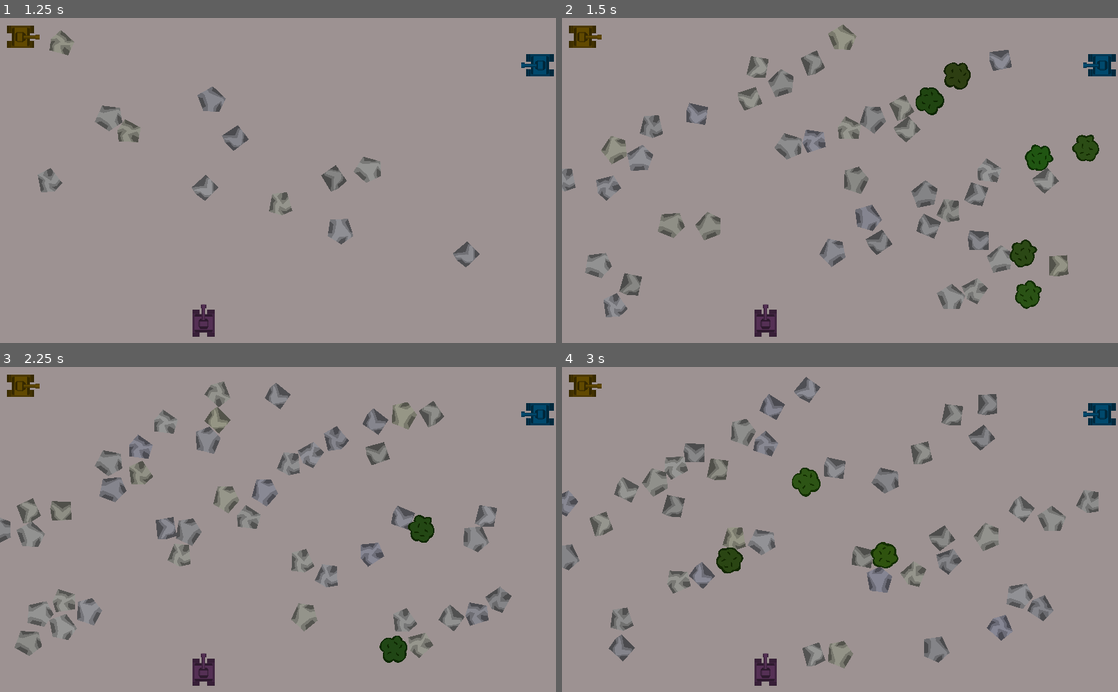
Above: before the commit, frames 1-4 (two rows, left to right).
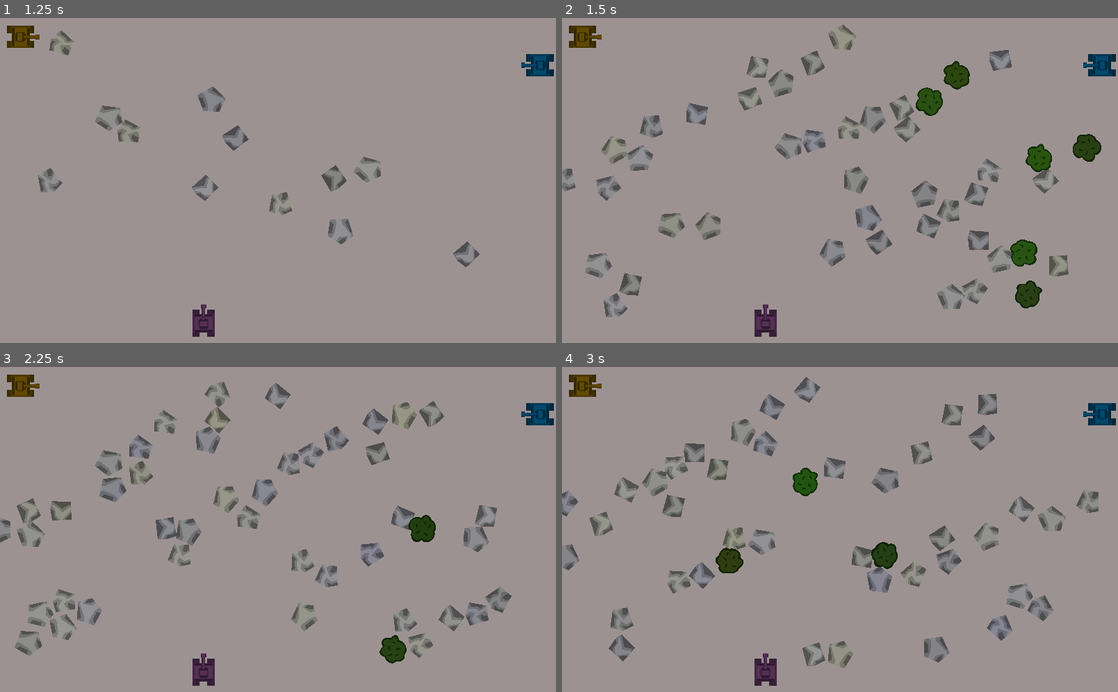
Above: after the commit, the same moments.

Repository: lbovet/zimboom
Game: Godot game, scene res://Game.tscn
Two runs of this game, one before a commit and one after it. Both use one fixed random seed, a clock stepped at 60 frames per second and the inputs below.
Inputs:
- Up to frame 1 (1.25 s): tap Enter at 0.5 s
- Up to frame 2 (1.5 s): tap Escape (reset) at 1.25 s
- Up to frame 3 (2.25 s): tap Escape (reset) at 2 s
- Up to frame 4 (3 s): tap Escape (reset) at 2.75 s

Frame 1 is identical in both runs. In frame 2, 0.6% of the frame differs, in the area x 63-97%, y 13-90%; in frame 3, 0.2%; in frame 4, 0.3%.

Commit message:
feat: aircraft dropping boxes

Diff:
--- /dev/null
+++ b/Aircraft.gd
@@ -0,0 +1,49 @@
+extends Area2D
+
+export (PackedScene) var Box
+
+var speed = 400
+
+var obstacles = 0
+var dropAllowed = false
+var dropped = false
+
+func _ready():
+	$DropTimer.start(0.9 + (0.2 - randf()*0.4))
+
+func _physics_process(delta):
+	position += -transform.y * speed * delta
+	if not dropped and dropAllowed and obstacles == 0:
+		drop()
+
+func _on_VisibilityNotifier2D_screen_exited():
+	queue_free()
+
+func drop():
+	var box = Box.instance()
+	box.global_position = global_position
+	box.apply_central_impulse(-transform.y * 500)
+	box.rotation = rotation + rand_range(-PI / 2, PI / 2)
+	var rnd = randf()
+	if rnd < 0.5:
+		box.setContent(1)
+	elif rnd < 0.9:
+		box.setContent(2)
+	else:
+		box.setContent(3)
+	box.z_index = z_index - 1
+	box.collision_layer = 128
+	box.collision_mask = 128
+	box.set_angular_velocity(5)
+	get_parent().add_child(box)
+	box.setScale(Vector2(1.5, 1.5))
+	dropped = true
+
+func _on_DropTimer_timeout():
+	dropAllowed = true
+
+func _on_Aircraft_body_entered(body):
+	obstacles += 1
+
+func _on_Aircraft_body_exited(body):
+	obstacles -= 1
--- /dev/null
+++ b/Aircraft.tscn
@@ -0,0 +1,29 @@
+[gd_scene load_steps=5 format=2]
+
+[ext_resource path="res://images/plane.png" type="Texture" id=1]
+[ext_resource path="res://Aircraft.gd" type="Script" id=2]
+[ext_resource path="res://Box.tscn" type="PackedScene" id=3]
+
+[sub_resource type="RectangleShape2D" id=1]
+extents = Vector2( 15.8861, 14.1277 )
+
+[node name="Aircraft" type="Area2D"]
+z_index = 10
+script = ExtResource( 2 )
+Box = ExtResource( 3 )
+
+[node name="Sprite" type="Sprite" parent="."]
+scale = Vector2( 0.063, 0.063 )
+texture = ExtResource( 1 )
+
+[node name="CollisionShape2D" type="CollisionShape2D" parent="."]
+position = Vector2( -0.374573, -82.9523 )
+scale = Vector2( 2.04304, 1.96886 )
+shape = SubResource( 1 )
+
+[node name="DropTimer" type="Timer" parent="."]
+one_shot = true
+
+[connection signal="body_entered" from="." to="." method="_on_Aircraft_body_entered"]
+[connection signal="body_exited" from="." to="." method="_on_Aircraft_body_exited"]
+[connection signal="timeout" from="DropTimer" to="." method="_on_DropTimer_timeout"]
--- /dev/null
+++ b/Barrel.gd
@@ -0,0 +1,6 @@
+extends RigidBody2D
+
+
+func _on_PickArea_body_entered(body):
+	if body.is_in_group("tank") and body.life > 0:
+		queue_free()
--- /dev/null
+++ b/Barrel.tscn
@@ -0,0 +1,30 @@
+[gd_scene load_steps=5 format=2]
+
+[ext_resource path="res://images/nitro.png" type="Texture" id=1]
+[ext_resource path="res://Barrel.gd" type="Script" id=2]
+
+[sub_resource type="RectangleShape2D" id=1]
+extents = Vector2( 2.76727, 4.33193 )
+
+[sub_resource type="CapsuleShape2D" id=2]
+radius = 8.06976
+height = 33.491
+
+[node name="Barrel" type="RigidBody2D"]
+script = ExtResource( 2 )
+
+[node name="CollisionShape2D" type="CollisionShape2D" parent="."]
+scale = Vector2( 3.12, 2.6 )
+shape = SubResource( 1 )
+
+[node name="Sprite" type="Sprite" parent="."]
+scale = Vector2( 0.063, 0.063 )
+texture = ExtResource( 1 )
+
+[node name="PickArea" type="Area2D" parent="."]
+
+[node name="CollisionShape2D" type="CollisionShape2D" parent="PickArea"]
+scale = Vector2( 2.06014, -0.801646 )
+shape = SubResource( 2 )
+
+[connection signal="body_entered" from="PickArea" to="." method="_on_PickArea_body_entered"]
--- /dev/null
+++ b/Box.gd
@@ -0,0 +1,78 @@
+extends RigidBody2D
+
+export (PackedScene) var Shell
+
+enum Content { SHELL=0, SMALL_SHELLS=1, BIG_SHELL=2, SPRING=3 }
+
+var content = null
+var targetScale = Vector2(1, 1)
+var scaleDelta = Vector2(0.4, 0.4)
+var blinks = 5
+var shells = 0
+var life = 8
+
+func _ready():
+	content = $Sprite/Content.frame
+
+func setScale(scale):
+	self.scale = scale
+	scaleDelta = scale - targetScale
+
+func _physics_process(delta):
+	if scale.length() > 1:
+		var ratio = $FallTimer.time_left / $FallTimer.wait_time
+		scale = targetScale + ratio * scaleDelta
+
+func setContent(content):
+	$Sprite/Content.frame = content
+	self.content = content
+
+func hit(damage, source):
+	life -= damage
+	if life < 0:
+		if content != Content.SPRING:
+			fire(source)
+		queue_free()
+
+func fire(source, angle=0):
+	var s = Shell.instance()
+	if content == Content.BIG_SHELL:
+		s.setBig()
+	elif content == Content.SMALL_SHELLS:
+		s.setSmall()
+		if angle == 0:
+			fire(source, randf() * PI + PI / 3)
+			fire(source, -randf() * PI + PI / 3)
+	s.transform = transform
+	s.rotate(angle)
+	get_parent().add_child(s)
+	s.setSource(source)
+
+func _on_PickArea_body_entered(body):
+	if body.is_in_group("tank") and body.life > 0:
+		collision_layer = 256
+		collision_mask = 256
+		$PickTimer.start()
+		z_index = 0
+		if content == Content.SPRING:
+			body.addSpring()
+		if content == Content.SHELL:
+			body.addPoints(shells)
+		if content == Content.BIG_SHELL:
+			body.addBigShell()
+		if content == Content.SMALL_SHELLS:
+			body.addSmallShells()
+
+func _on_FallTimer_timeout():
+	z_index = 1
+	collision_layer = 1
+	set_angular_velocity(0)
+
+func _on_PickTimer_timeout():
+	if blinks % 2:
+		modulate.a = 0
+	else:
+		modulate.a = 1
+	blinks -= 1
+	if blinks == 0:
+		queue_free()
--- /dev/null
+++ b/Box.tscn
@@ -0,0 +1,63 @@
+[gd_scene load_steps=10 format=2]
+
+[ext_resource path="res://images/box.png" type="Texture" id=1]
+[ext_resource path="res://images/shell.png" type="Texture" id=2]
+[ext_resource path="res://images/small-shells.png" type="Texture" id=3]
+[ext_resource path="res://images/spring.png" type="Texture" id=4]
+[ext_resource path="res://images/big-shell.png" type="Texture" id=5]
+[ext_resource path="res://Box.gd" type="Script" id=6]
+[ext_resource path="res://Shell.tscn" type="PackedScene" id=7]
+
+[sub_resource type="SpriteFrames" id=1]
+animations = [ {
+"frames": [ ExtResource( 2 ), ExtResource( 3 ), ExtResource( 5 ), ExtResource( 4 ) ],
+"loop": true,
+"name": "default",
+"speed": 5.0
+} ]
+
+[sub_resource type="CapsuleShape2D" id=3]
+radius = 10.7314
+height = 44.8859
+
+[node name="Box" type="RigidBody2D" groups=[
+"heavy",
+"target",
+]]
+z_index = 1
+z_as_relative = false
+script = ExtResource( 6 )
+Shell = ExtResource( 7 )
+
+[node name="CollisionPolygon2D" type="CollisionPolygon2D" parent="."]
+position = Vector2( 0, -2 )
+scale = Vector2( 0.063, 0.063 )
+polygon = PoolVector2Array( -203.652, -271.332, -96.4444, -272.383, -96.4261, -311.874, 95.2381, -312.128, 95.2381, -273.189, 203.106, -273.434, 203.398, 270.991, 95.1389, 272.042, 94.5607, 310.2, -94.2023, 309.61, -95.0871, 271.858, -203.036, 271.858 )
+
+[node name="Sprite" type="Sprite" parent="."]
+scale = Vector2( 0.063, 0.063 )
+texture = ExtResource( 1 )
+
+[node name="Content" type="AnimatedSprite" parent="Sprite"]
+modulate = Color( 0.776471, 0.776471, 0.776471, 1 )
+position = Vector2( 0, -7 )
+rotation = 0.207694
+frames = SubResource( 1 )
+
+[node name="PickArea" type="Area2D" parent="."]
+
+[node name="CollisionShape2D" type="CollisionShape2D" parent="PickArea"]
+scale = Vector2( 2.06014, -0.801646 )
+shape = SubResource( 3 )
+
+[node name="FallTimer" type="Timer" parent="."]
+wait_time = 0.6
+one_shot = true
+autostart = true
+
+[node name="PickTimer" type="Timer" parent="."]
+wait_time = 0.06
+
+[connection signal="body_entered" from="PickArea" to="." method="_on_PickArea_body_entered"]
+[connection signal="timeout" from="FallTimer" to="." method="_on_FallTimer_timeout"]
+[connection signal="timeout" from="PickTimer" to="." method="_on_PickTimer_timeout"]
--- a/Bush.tscn
+++ b/Bush.tscn
@@ -50,6 +50,8 @@
 [node name="Bush" type="Area2D" groups=[
 "target",
 ]]
+z_index = 4
+z_as_relative = false
 script = ExtResource( 2 )
 
 [node name="Sprite" type="AnimatedSprite" parent="."]
@@ -60,6 +62,7 @@
 shape = SubResource( 2 )
 
 [node name="Particles2D" type="Particles2D" parent="."]
+z_as_relative = false
 emitting = false
 amount = 40
 lifetime = 4.3
--- a/Controls.gd
+++ b/Controls.gd
@@ -4,7 +4,6 @@
 export (int) var player
 
 func _ready():
-	print("p"+str(player)+"_left")
 	$Left/TouchScreenButton.action = "p"+str(player)+"_left"
 	$Button/TouchScreenButton.action = "p"+str(player)+"_button"
 	$Right/TouchScreenButton.action = "p"+str(player)+"_right"
--- a/Field.gd
+++ b/Field.gd
@@ -1,4 +1,6 @@
 extends Area2D
+
+export (PackedScene) var Aircraft
 
 signal tank_removed(tank)
 signal game_over
@@ -11,10 +13,10 @@
 var winner = null
 
 func update():
-	print("updating ", len(candidates))
 	if len(candidates) < 2:
 		if len(candidates) == 1:
 			winner = candidates[0]
+		$Airfcrafts.stop()
 		emit_signal("game_over")
 	else:
 		var zeroes=0
@@ -28,6 +30,7 @@
 				maybeWinner = c
 		if zeroes > len(candidates) -1:
 			winner = maybeWinner
+			$Airfcrafts.stop()
 			emit_signal("game_over")
 
 func _on_Tank1_dead():
@@ -53,3 +56,29 @@
 
 func _on_Tank3_zero():
 	update()
+
+func spawnAircraft():
+	var spawn_location
+	if randf() > 0.5:
+
+		spawn_location = $Airfcrafts/UpperAircraftSpawner/PathFollow2D
+	else:
+		spawn_location = $Airfcrafts/LowerAircraftSpawner/PathFollow2D
+
+	spawn_location.offset = randi()
+
+	var aircraft = Aircraft.instance()
+	add_child(aircraft)
+
+	# Set the direction perpendicular to the path direction.
+	var direction = spawn_location.rotation + PI
+
+	# Set the position to a random location.
+	aircraft.position = spawn_location.position
+
+	# Add some randomness to the direction.
+	direction += rand_range(-PI / 8, PI / 8)
+	aircraft.rotation = direction
+
+func _on_Airfcrafts_timeout():
+	spawnAircraft()
--- a/Field.tscn
+++ b/Field.tscn
@@ -1,7 +1,8 @@
-[gd_scene load_steps=7 format=2]
+[gd_scene load_steps=10 format=2]
 
 [ext_resource path="res://Field.gd" type="Script" id=1]
 [ext_resource path="res://Tank.tscn" type="PackedScene" id=2]
+[ext_resource path="res://Aircraft.tscn" type="PackedScene" id=3]
 
 [sub_resource type="RectangleShape2D" id=1]
 extents = Vector2( 508.316, 365.276 )
@@ -15,11 +16,22 @@
 [sub_resource type="RectangleShape2D" id=4]
 extents = Vector2( 13.3929, 299.584 )
 
+[sub_resource type="Curve2D" id=5]
+_data = {
+"points": PoolVector2Array( 0, 0, 0, 0, 296.219, -97.4863, 0, 0, 0, 0, 751.939, -97.4863 )
+}
+
+[sub_resource type="Curve2D" id=6]
+_data = {
+"points": PoolVector2Array( 0, 0, 0, 0, 736.224, 683.747, 0, 0, 0, 0, 489.47, 684.874, 0, 0, 0, 0, 347.852, 685.992 )
+}
+
 [node name="Field" type="Area2D" groups=[
 "range",
 ]]
 position = Vector2( 3.41637, -0.172768 )
 script = ExtResource( 1 )
+Aircraft = ExtResource( 3 )
 
 [node name="CollisionShape2D" type="CollisionShape2D" parent="."]
 position = Vector2( 509.627, 299.821 )
@@ -72,9 +84,27 @@
 position = Vector2( 1035.76, 300.097 )
 shape = SubResource( 4 )
 
+[node name="Airfcrafts" type="Timer" parent="."]
+wait_time = 20.0
+autostart = true
+
+[node name="UpperAircraftSpawner" type="Path2D" parent="Airfcrafts"]
+curve = SubResource( 5 )
+
+[node name="PathFollow2D" type="PathFollow2D" parent="Airfcrafts/UpperAircraftSpawner"]
+position = Vector2( 296.219, -97.4863 )
+
+[node name="LowerAircraftSpawner" type="Path2D" parent="Airfcrafts"]
+curve = SubResource( 6 )
+
+[node name="PathFollow2D" type="PathFollow2D" parent="Airfcrafts/LowerAircraftSpawner"]
+position = Vector2( 736.224, 683.747 )
+rotation = 3.13701
+
 [connection signal="dead" from="Tank1" to="." method="_on_Tank1_dead"]
 [connection signal="zero" from="Tank1" to="." method="_on_Tank1_zero"]
 [connection signal="dead" from="Tank2" to="." method="_on_Tank2_dead"]
 [connection signal="zero" from="Tank2" to="." method="_on_Tank2_zero"]
 [connection signal="dead" from="Tank3" to="." method="_on_Tank3_dead"]
 [connection signal="zero" from="Tank3" to="." method="_on_Tank3_zero"]
+[connection signal="timeout" from="Airfcrafts" to="." method="_on_Airfcrafts_timeout"]
--- a/Game.tscn
+++ b/Game.tscn
@@ -69,7 +69,7 @@
 rocks = 3.0
 
 [node name="Lower Bush" parent="Levels/Canyon" instance=ExtResource( 2 )]
-polygon = PoolVector2Array( 8.58331, 298.73, 34.3999, 473.83 …(285 unchanged characters)… 98, 361.036, 490.671, 366.649, 460.365, 99.5027, 419.956, 52.3593, 349.241 )
+polygon = PoolVector2Array( 8.58331, 298.73, 34.3999, 473.83 …(285 unchanged characters)… 98, 361.036, 490.671, 366.649, 460.365, 323.521, 453.841, 99.5027, 419.956, 52.3593, 349.241 )
 bushes = 2.0
 
 [node name="Mountain" type="Node2D" parent="Levels"]
--- a/Rock1.tscn
+++ b/Rock1.tscn
@@ -13,7 +13,8 @@
 [node name="Sprite" type="Sprite" parent="."]
 position = Vector2( -3.8147e-06, 1.90735e-06 )
 scale = Vector2( 0.063, 0.063 )
-z_index = -1
+z_index = 1
+z_as_relative = false
 texture = ExtResource( 1 )
 
 [node name="CollisionPolygon2D" type="CollisionPolygon2D" parent="."]
--- a/Rock2.tscn
+++ b/Rock2.tscn
@@ -7,7 +7,7 @@
 "heavy",
 "target",
 ]]
-z_index = -1
+z_index = 1
 mass = 3.06122
 script = ExtResource( 2 )
 
--- a/Rock3.tscn
+++ b/Rock3.tscn
@@ -7,7 +7,7 @@
 "heavy",
 "target",
 ]]
-z_index = -1
+z_index = 1
 mass = 3.06122
 script = ExtResource( 2 )
 
--- a/Shell.gd
+++ b/Shell.gd
@@ -1,9 +1,9 @@
 extends Area2D
 
+const HIT_REWARD = 10
 var speed = 480
-const SHELL_FORCE = 70
-const HIT_REWARD = 10
-const DAMAGE = 11
+var shell_force = 70
+var damage = 11
 var exploding = false
 
 var targets = {}
@@ -19,29 +19,49 @@
 func _on_shell_body_entered(body : PhysicsBody2D):
 	explode()
 	if body is RigidBody2D:
-		body.apply_impulse(global_position-body.global_position, transform.basis_xform(Vector2(0,-SHELL_FORCE)))
+		body.apply_impulse(global_position-body.global_position, transform.basis_xform(Vector2(0,-shell_force)))
 
 func _on_Shell_area_entered(area):
 	if area.is_in_group("target"):
 		explode()
 	if area.is_in_group("shell") and not exploding:
-		explode()
+		if $Sprite.frame != 2:
+			explode()
+
+func setBig():
+	var ratio = 207 / 160
+	speed *= 0.5
+	$Trail.process_material.emission_sphere_radius *= ratio
+	$CollisionShape2D.scale = Vector2($CollisionShape2D.scale.x * ratio, 1)
+	$Explosion.scale *= 2
+	damage *= 3
+	shell_force *= 2
+	$Sprite.frame = 1
+
+func setSmall():
+	var ratio = 99 / 160.0
+	speed *= 1.4
+	$Trail.process_material.emission_sphere_radius *= ratio
+	$CollisionShape2D.scale = Vector2($CollisionShape2D.scale.x * ratio, 1)
+	$Explosion.scale *= ratio
+	damage *= 0.8
+	shell_force *= 0.6
+	$Sprite.frame = 2
 
 func explode():
 	speed = 0
 	exploding = true
 	var damageRange = ($Explosion/ExplosionRange/Position2D.global_position -
 		$Explosion.global_position).length()
-
 	for target in targets.values():
 		var distance = (target.global_position - $Explosion.global_position).length()
-		var damage = max(0, DAMAGE * (1 - (distance / damageRange)))
+		var actualDamage = max(0, damage * (1 - (distance / damageRange)))
 		if target.is_in_group("tank") and target.life >= 0 and target != source:
 			source.addPoints(HIT_REWARD)
-		target.hit(damage, source)
+		target.hit(actualDamage, source)
 
 	$Sprite.hide()
-	$Particles2D.restart()
+	$Explosion/Particles2D.restart()
 	$Explosion.show()
 	$Explosion.play()
 	$CollisionShape2D.hide()
--- a/Shell.tscn
+++ b/Shell.tscn
@@ -6,12 +6,30 @@
 [ext_resource path="res://images/boom3.png" type="Texture" id=4]
 [ext_resource path="res://images/boom4.png" type="Texture" id=5]
 [ext_resource path="res://images/boom2.png" type="Texture" id=6]
+[ext_resource path="res://images/big-shell.png" type="Texture" id=7]
+[ext_resource path="res://images/small-shell.png" type="Texture" id=8]
+
+[sub_resource type="SpriteFrames" id=8]
+animations = [ {
+"frames": [ ExtResource( 1 ), ExtResource( 7 ), ExtResource( 8 ) ],
+"loop": true,
+"name": "default",
+"speed": 5.0
+} ]
 
 [sub_resource type="CapsuleShape2D" id=1]
 radius = 4.9976
 height = 12.3372
 
-[sub_resource type="ParticlesMaterial" id=6]
+[sub_resource type="SpriteFrames" id=3]
+animations = [ {
+"frames": [ ExtResource( 3 ), ExtResource( 6 ), ExtResource( 4 ), ExtResource( 5 ), ExtResource( 4 ) ],
+"loop": false,
+"name": "default",
+"speed": 5.0
+} ]
+
+[sub_resource type="ParticlesMaterial" id=2]
 flag_disable_z = true
 spread = 180.0
 gravity = Vector3( 0, 0, 0 )
@@ -25,27 +43,19 @@
 scale_random = 0.75
 color = Color( 0.270588, 0.231373, 0.231373, 1 )
 
-[sub_resource type="SpriteFrames" id=2]
-animations = [ {
-"frames": [ ExtResource( 3 ), ExtResource( 6 ), ExtResource( 4 ), ExtResource( 5 ), ExtResource( 4 ) ],
-"loop": false,
-"name": "default",
-"speed": 5.0
-} ]
-
-[sub_resource type="CircleShape2D" id=8]
+[sub_resource type="CircleShape2D" id=4]
 radius = 790.0
 
-[sub_resource type="Gradient" id=4]
+[sub_resource type="Gradient" id=5]
 offsets = PoolRealArray( 0, 0.00974026, 0.246753, 0.568182 )
 colors = PoolColorArray( 0, 0, 0, 1, 0.351562, 0.300751, 0.300751, 1, 0.478818, 0.478818, 0.478818, 1, 1, 1, 1, 1 )
 
-[sub_resource type="GradientTexture" id=5]
-gradient = SubResource( 4 )
+[sub_resource type="GradientTexture" id=6]
+gradient = SubResource( 5 )
 
 [sub_resource type="ParticlesMaterial" id=7]
 trail_divisor = 2
-trail_color_modifier = SubResource( 5 )
+trail_color_modifier = SubResource( 6 )
 emission_shape = 1
 emission_sphere_radius = 4.0
 flag_disable_z = true
@@ -59,20 +69,26 @@
 "shell",
 ]]
 position = Vector2( -0.408664, -0.25976 )
+z_index = 3
 script = ExtResource( 2 )
 
-[node name="Sprite" type="Sprite" parent="."]
+[node name="Sprite" type="AnimatedSprite" parent="."]
 position = Vector2( 0.0745754, -11.1122 )
 scale = Vector2( 0.063, 0.063 )
-texture = ExtResource( 1 )
+frames = SubResource( 8 )
 
 [node name="CollisionShape2D" type="CollisionShape2D" parent="."]
 position = Vector2( 0.0556774, -11.1362 )
 shape = SubResource( 1 )
 
-[node name="Particles2D" type="Particles2D" parent="."]
+[node name="Explosion" type="AnimatedSprite" parent="."]
 position = Vector2( 0, -18.5975 )
 scale = Vector2( 0.08, 0.08 )
+frames = SubResource( 3 )
+speed_scale = 5.0
+
+[node name="Particles2D" type="Particles2D" parent="Explosion"]
+z_index = 5
 emitting = false
 amount = 30
 lifetime = 0.5
@@ -80,13 +96,7 @@
 speed_scale = 3.11
 explosiveness = 0.71
 randomness = 0.55
-process_material = SubResource( 6 )
-
-[node name="Explosion" type="AnimatedSprite" parent="."]
-position = Vector2( 0, -18.5975 )
-scale = Vector2( 0.08, 0.08 )
-frames = SubResource( 2 )
-speed_scale = 5.0
+process_material = SubResource( 2 )
 
 [node name="ExplosionRange" type="Area2D" parent="Explosion"]
 position = Vector2( 0, 232.469 )
--- a/Tank.gd
+++ b/Tank.gd
@@ -1,14 +1,18 @@
 extends RigidBody2D
+
 export (PackedScene) var Shell
+export (PackedScene) var Box
+
 export (int) var player
 
 signal dead
 signal zero
 
+const SMALL_ROTATE_RATIO = 0.2
 const ROTATE_IMPULSE = 6000
 const THROTTLE_IMPULSE = 600
-const FIRE_IMPULSE = 50
-const FIRE_SKEW = 30
+const FIRE_IMPULSE = 60
+const FIRE_SKEW = 40
 const LOAD_TIME = 0.260
 const SHOTS_PER_SEQUENCE = 3
 const DAMAGE_RATIO = 1.4
@@ -31,6 +35,9 @@
 var focused = false
 var ready = false
 var virgin = true
+var springed = false
+var bigShell = 0
+var smallShells = 0
 
 func _ready():
 	if player == 1:
@@ -53,6 +60,8 @@
 	var buttonPressed = Input.is_action_pressed("p"+str(player)+"_button")
 	var rightPressed = Input.is_action_pressed("p"+str(player)+"_right")
 	var leftPressed = Input.is_action_pressed("p"+str(player)+"_left")
+	var amplitude = SMALL_ROTATE_RATIO if Input.is_action_just_pressed("p"+str(player)+"_right") or \
+		Input.is_action_just_pressed("p"+str(player)+"_left") else 1
 
 	var n = 0
 	n += 1 if buttonPressed else 0
@@ -64,11 +73,11 @@
 		virgin = false
 
 	if rightPressed:
-		apply_torque_impulse(ROTATE_IMPULSE*delta)
+		apply_torque_impulse(ROTATE_IMPULSE*delta*amplitude)
 		return
 
 	if leftPressed:
-		apply_torque_impulse(-ROTATE_IMPULSE*delta)
+		apply_torque_impulse(-ROTATE_IMPULSE*delta*amplitude)
 		return
 
 	if buttonPressed:
@@ -80,11 +89,23 @@
 			fire()
 		buttonDuration = 0
 
-func fire():
-	if not loading and points > 0:
-		shot += 1
+func fire(angle=0):
+	if not loading and points > 0 or bigShell > 0 or smallShells > 0:
 		var s = Shell.instance()
+		if bigShell > 0:
+			s.setBig()
+			bigShell -= 1
+		elif smallShells > 0:
+			s.setSmall()
+			smallShells -= 1
+			if angle == 0:
+				fire(-PI/28)
+				fire(PI/28)
+		else:
+			shot += 1
+			addPoints(-1)
 		s.transform = transform * $Muzzle.transform
+		s.rotate(angle)
 		get_parent().add_child(s)
 		$Muzzle/MuzzleFire/Timer.start_default()
 		s.setSource(self)
@@ -95,10 +116,11 @@
 		else:
 			$LoadTimer.start(LOAD_TIME)
 		# recoil
-		apply_impulse(Vector2(FIRE_SKEW*randf()-FIRE_SKEW/2,FIRE_SKEW*randf()-FIRE_SKEW/2),
-			transform.basis_xform(Vector2(0, FIRE_IMPULSE*randf())))
+		if not springed and angle == 0 or bigShell:
+			apply_impulse(Vector2(FIRE_SKEW*randf()-FIRE_SKEW/2,FIRE_SKEW*randf()-FIRE_SKEW/2),
+				transform.basis_xform(Vector2(0, FIRE_IMPULSE*randf())))
 		loading = true
-		addPoints(-1)
+
 
 func hit(damage, source):
 	virgin = false
@@ -135,6 +157,12 @@
 	if points == 0:
 		emit_signal("zero")
 
+func addBigShell():
+	bigShell += 2
+
+func addSmallShells():
+	smallShells += 9
+
 func showPoints(hide=true):
 	if(lastDelta == 0):
 		$Label.modulate = Color(1, 1, 1)
@@ -159,11 +187,19 @@
 func _on_Fade_timeout():
 	$Life.hide()
 
+func addSpring():
+	springed = true
+
 func die():
 	emit_signal("dead")
 	$Life.hide()
 	$Sprite.modulate = Color(0.2,0.2,0.2)
 	$Explosion.restart()
+	if points > 0:
+		var box = Box.instance()
+		box.shells = points / 3
+		box.global_position = global_position
+		get_parent().add_child(box)
 	if virgin:
 		queue_free()
 
--- a/Tank.tscn
+++ b/Tank.tscn
@@ -7,6 +7,7 @@
 [ext_resource path="res://VisibilityTimer.gd" type="Script" id=5]
 [ext_resource path="res://images/cell.png" type="Texture" id=6]
 [ext_resource path="res://fonts/Xolonium-Regular.ttf" type="DynamicFontData" id=7]
+[ext_resource path="res://Box.tscn" type="PackedScene" id=8]
 
 [sub_resource type="ParticlesMaterial" id=1]
 lifetime_randomness = 0.32
@@ -39,12 +40,15 @@
 "target",
 ]]
 position = Vector2( 200, 200 )
+z_index = 1
+z_as_relative = false
 collision_layer = 3
 collision_mask = 3
 linear_damp = 8.434
 angular_damp = 12.319
 script = ExtResource( 2 )
 Shell = ExtResource( 3 )
+Box = ExtResource( 8 )
 
 [node name="Sprite" type="Sprite" parent="."]
 position = Vector2( 0.180908, -5.59229 )
Not shown: 3 places in Shell.tscn that only renumber resources
Not shown: 1 places in Tank.tscn that only renumber resources
Binary file added: images/big-shell.png
Not shown, added: images/big-shell.png.import
Binary file added: images/box.png
Not shown, added: images/box.png.import
Binary file added: images/health.png
Not shown, added: images/health.png.import
Binary file added: images/nitro.png
Not shown, added: images/nitro.png.import
Binary file added: images/plane.png
Not shown, added: images/plane.png.import
(and 6 more such lines)
